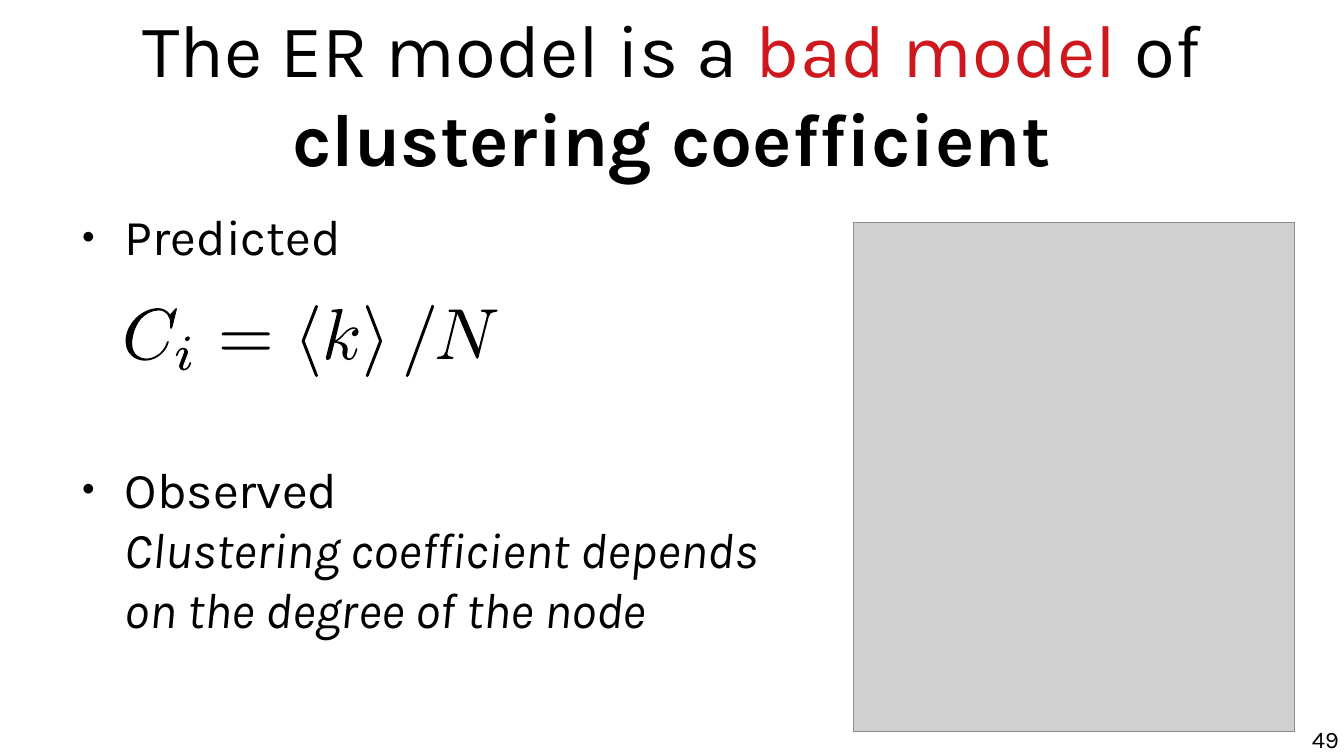
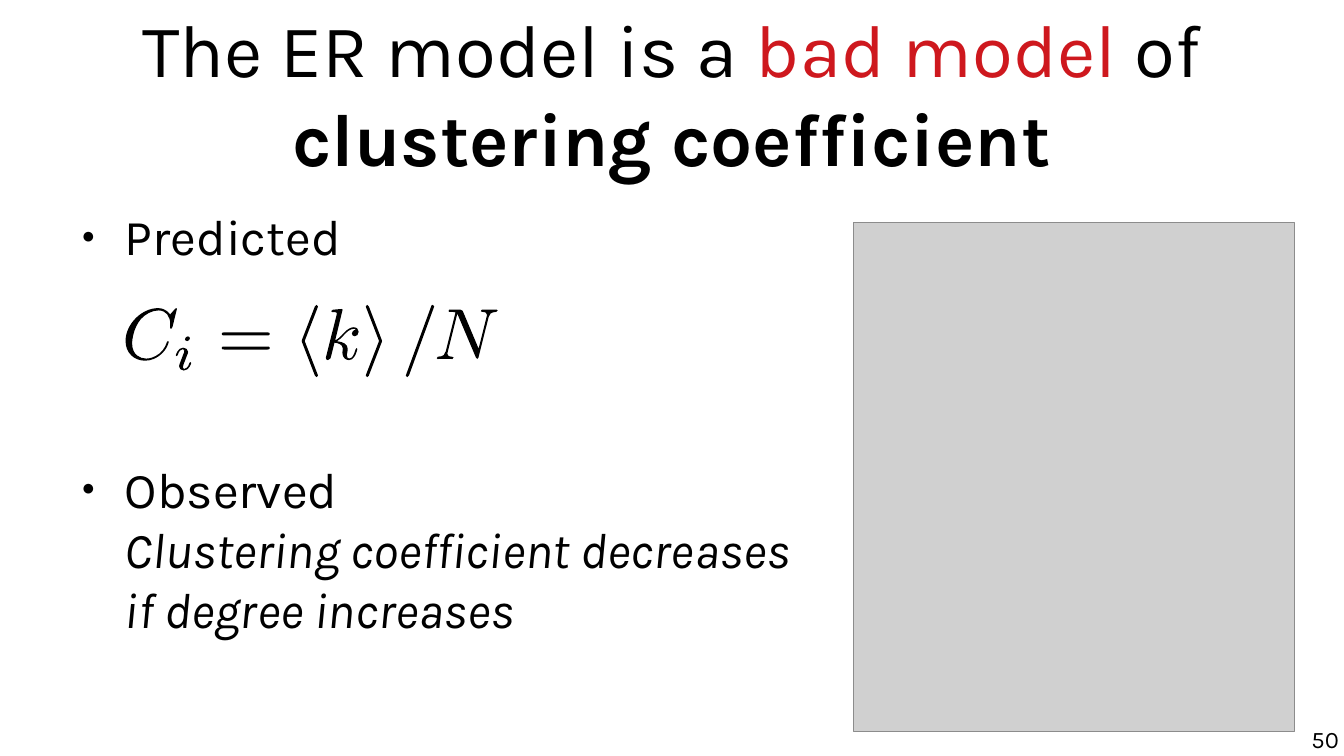
Before and after one commit to chatox/networks-science-course, a slide deck: slide 50 of theory/tt03_random_networks.odp (slide 49 before the commit). Drawn at 1344x756 pixels with LibreOffice and Linux fonts; fonts in the diff are those of the drawing; grey boxes stand for pictures. Boxes give left, top, right and bottom in pixels: in the first picture for what was removed or moved away, otherwise in the second. Text is boxed around its words. In the diff, an @@ line names an element or a change of style, - is before the commit and + after.

```diff
--- a/theory/tt03_random_networks.odp
+++ b/theory/tt03_random_networks.odp
@@ text at (x1=125, y1=473, x2=791, y2=640): text changed @@
-● Observed
-  Clustering coefficient depends
-  on the degree of the node
+● Observed
+  Clustering coefficient decreases
+  if degree increases
@@ page number at (x1=1311, y1=733, x2=1338, y2=749): text changed @@
-49
+50
```
Also in this commit, not shown: 14 other slides changed, 1 slide added, 4 other files.
